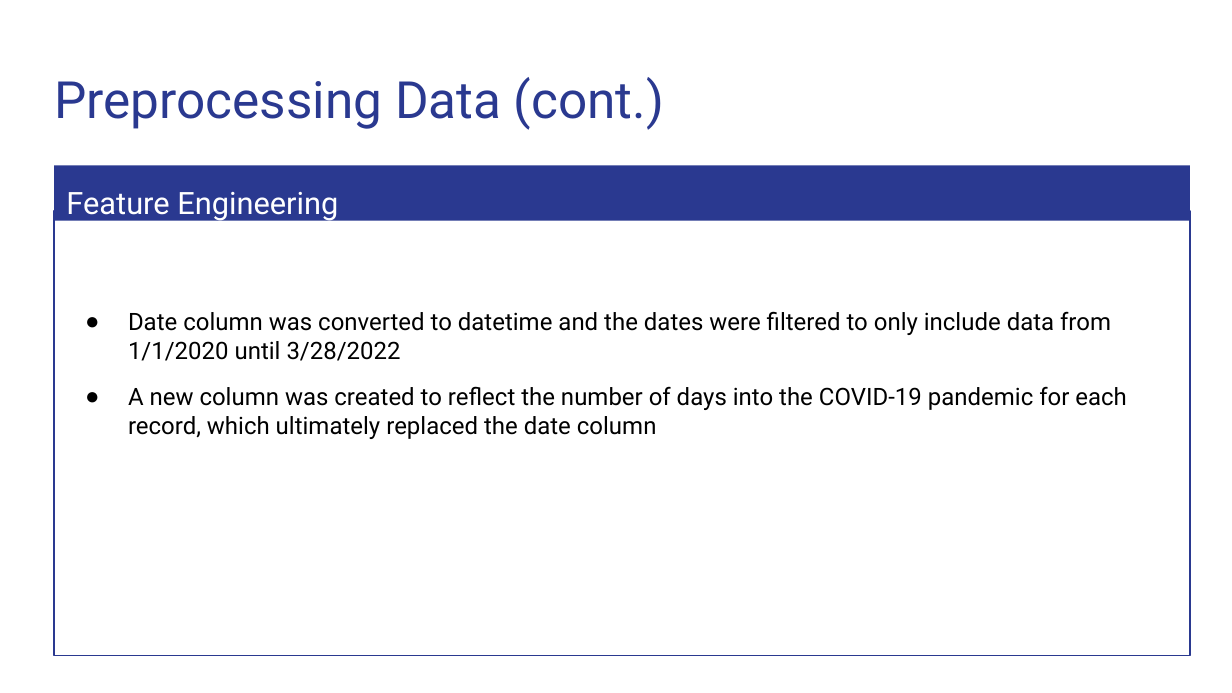
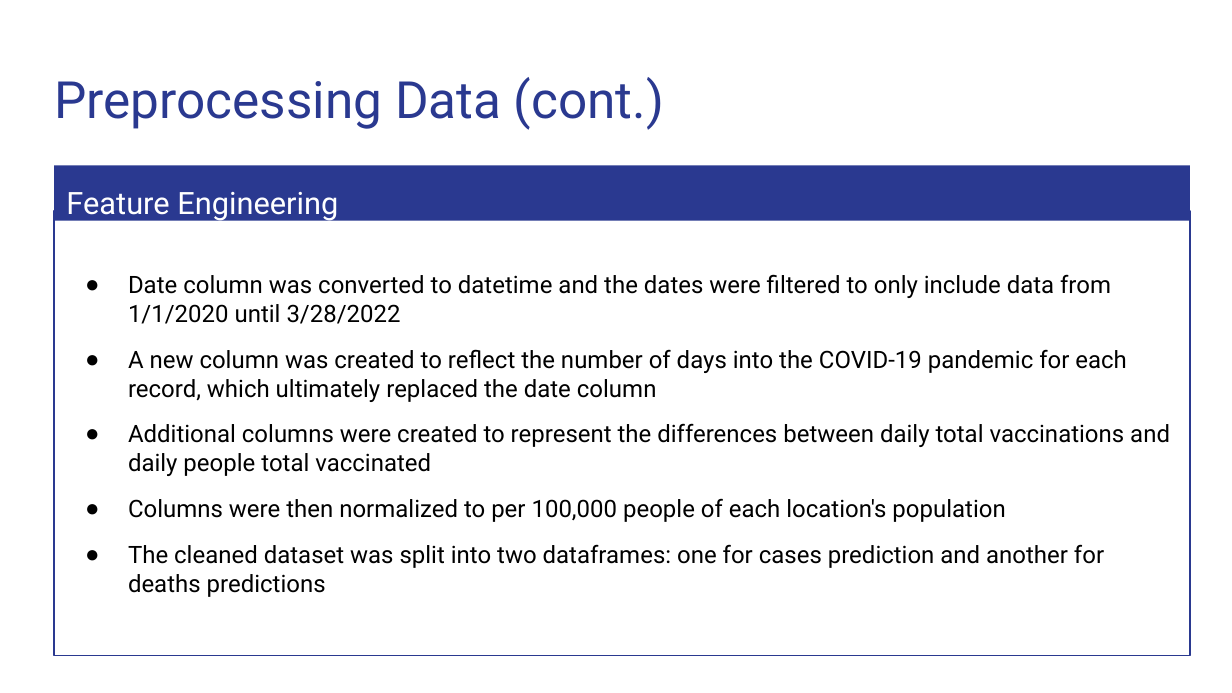
Before and after one commit to Magzzie/COVID-19_Analysis, a slide deck: slide 16 of COVID-19 Analysis.pptx. Drawn at 1232x693 pixels with LibreOffice and Linux fonts; fonts in the diff are those of the drawing. Boxes give left, top, right and bottom in pixels: in the first picture for what was removed or moved away, otherwise in the second. Text is boxed around its words. In the diff, an @@ line names an element or a change of style, - is before the commit and + after.

Commit message:
updating ML and data preprocessing of data to presentation

```diff
--- a/COVID-19 Analysis.pptx
+++ b/COVID-19 Analysis.pptx
@@ text in rectangle at (128, 423, 1170, 597): paragraphs added @@
+● Additional columns were created to represent the differences between daily total vaccinations and daily people total vaccinated
+● Columns were then normalized to per 100,000 people of each location's population
+● The cleaned dataset was split into two dataframes: one for cases prediction and another for deaths predictions
```
Also in this commit, not shown: 6 other slides changed, 1 slide added, 1 slide removed.
